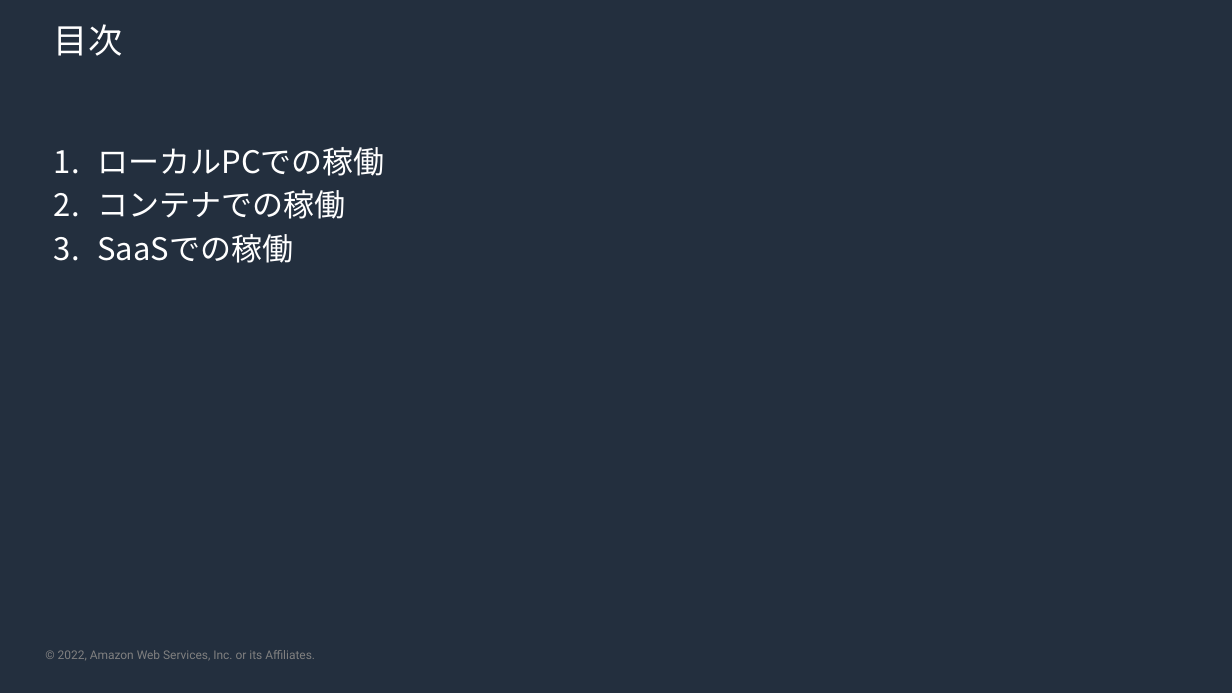
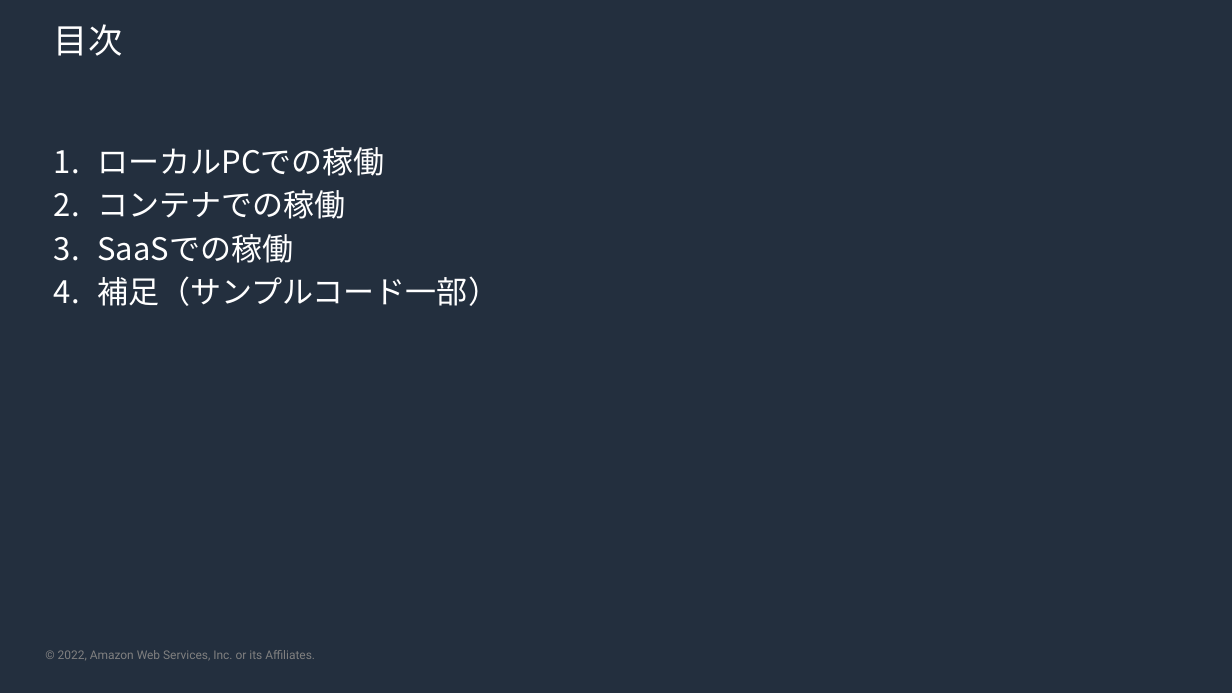
Before and after one commit to kmorooka/modern-skeleton, a slide deck: slide 3 of skeleton-guide.pptx. Drawn at 1232x693 pixels with LibreOffice and Linux fonts; fonts in the diff are those of the drawing; background and template pictures are left out. Boxes give left, top, right and bottom in pixels: in the first picture for what was removed or moved away, otherwise in the second. Text is boxed around its words. In the diff, an @@ line names an element or a change of style, - is before the commit and + after.

```diff
--- a/skeleton-guide.pptx
+++ b/skeleton-guide.pptx
@@ text at box(97, 276, 499, 306): paragraph added @@
+4. 補足（サンプルコード一部）
```
Also in this commit, not shown: 11 other slides changed, 7 slides added, 2 slides removed.
